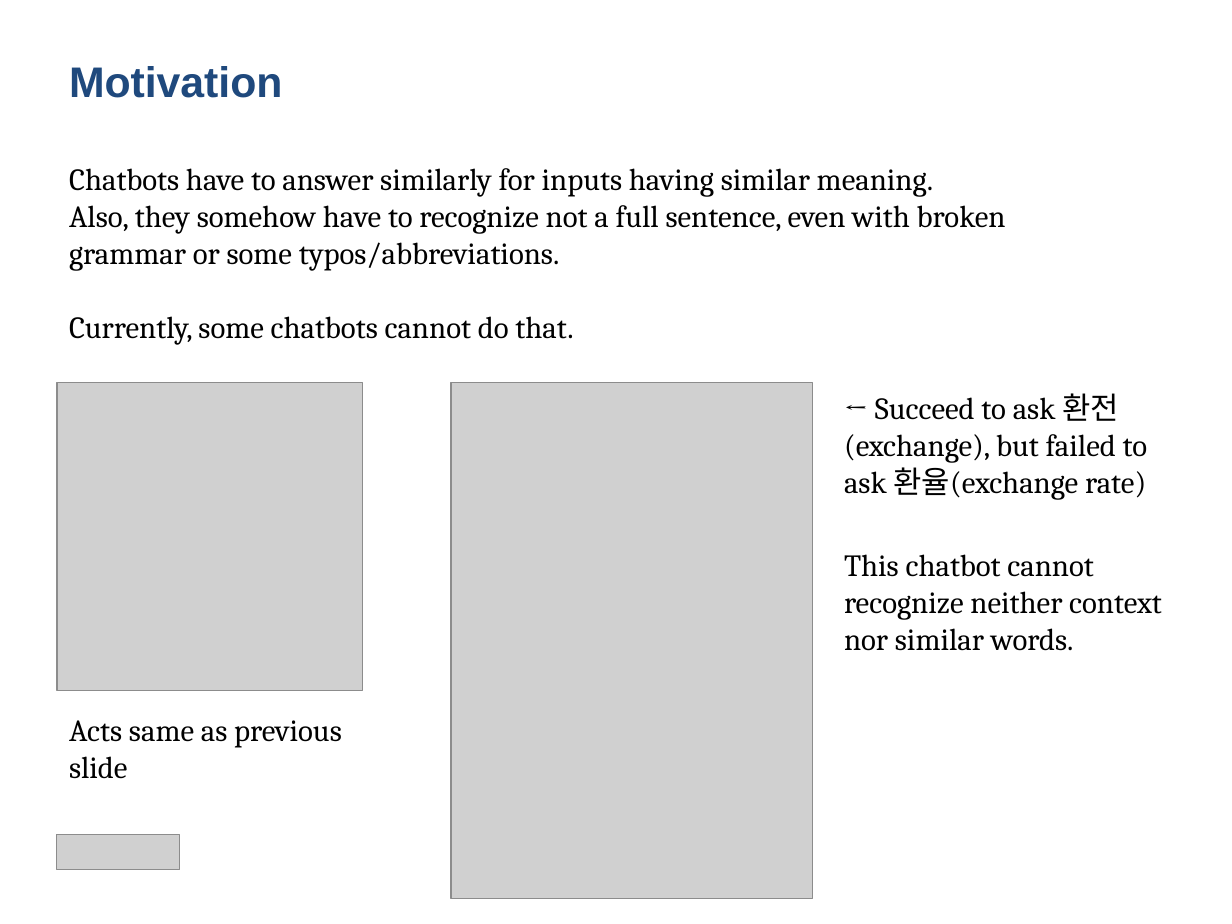
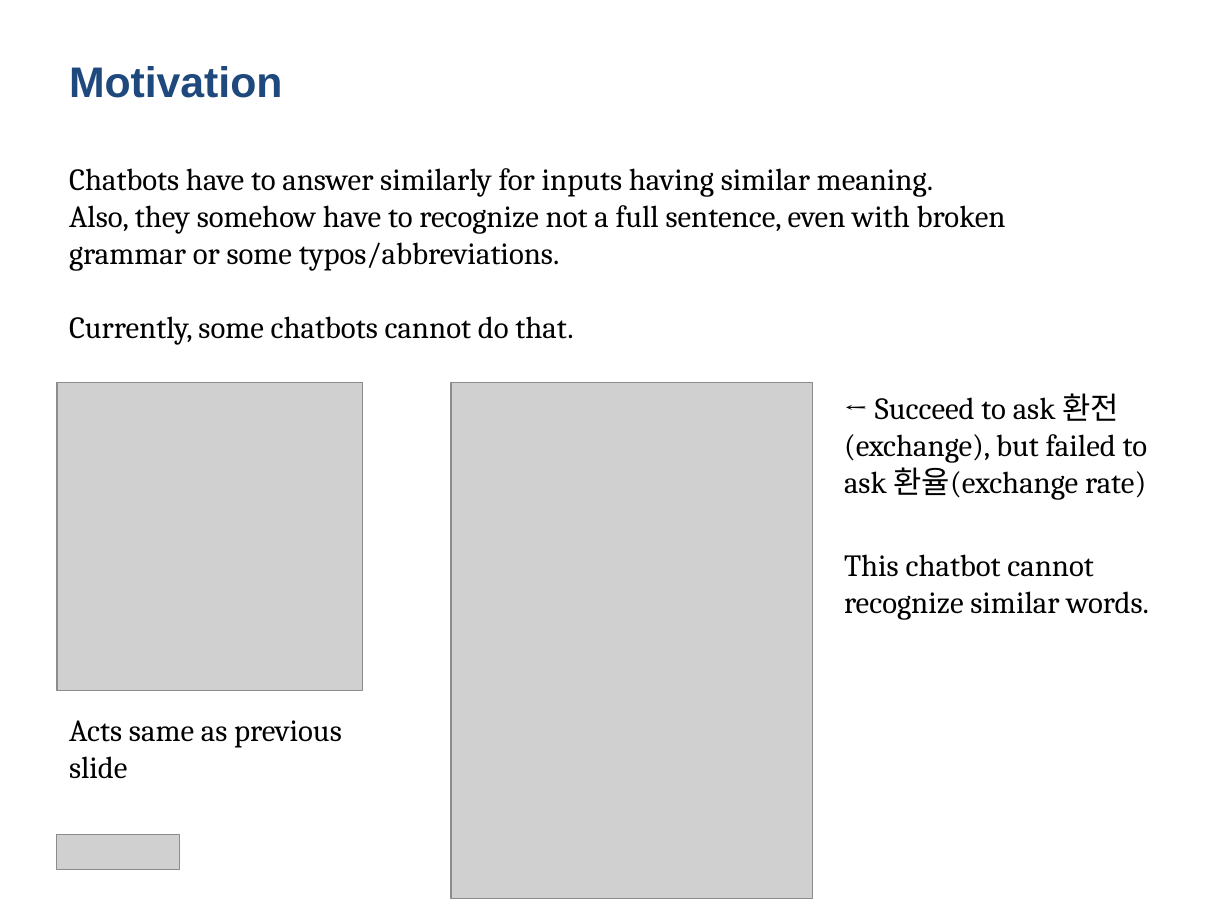
Before and after one commit to hhosu107/CS572, a slide deck: slide 4 of Team Project/Presentation/Presentation - Team 1.pptx. Drawn at 1232x924 pixels with LibreOffice and Linux fonts; fonts in the diff are those of the drawing; grey boxes stand for pictures. Boxes give left, top, right and bottom in pixels: in the first picture for what was removed or moved away, otherwise in the second. Text is boxed around its words. In the diff, an @@ line names an element or a change of style, - is before the commit and + after.

```diff
--- a/Team Project/Presentation/Presentation - Team 1.pptx
+++ b/Team Project/Presentation/Presentation - Team 1.pptx
@@ text at (844,554,1149,620): text changed @@
-This chatbot cannot recognize neither context nor similar words.
+This chatbot cannot recognize similar words.
```
Also in this commit, not shown: 2 other slides changed, 1 other file.
